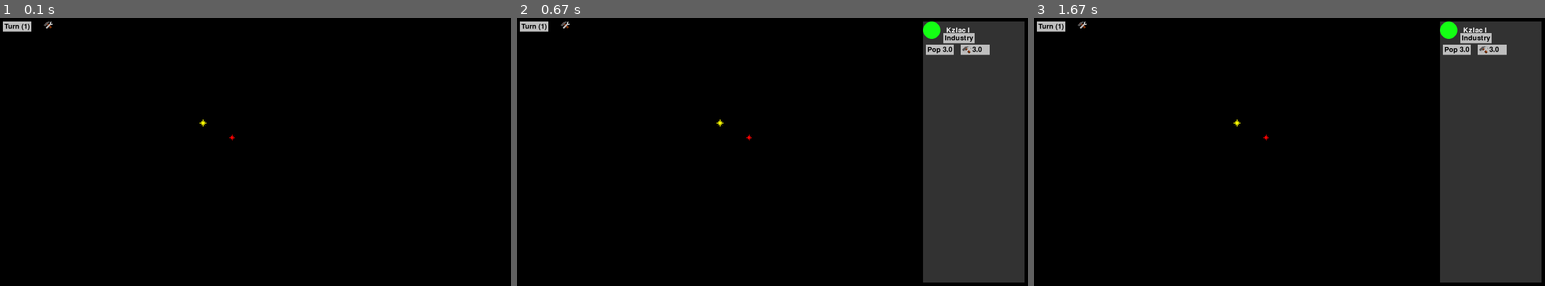
Above: before the commit, frames 1-3 (left to right).
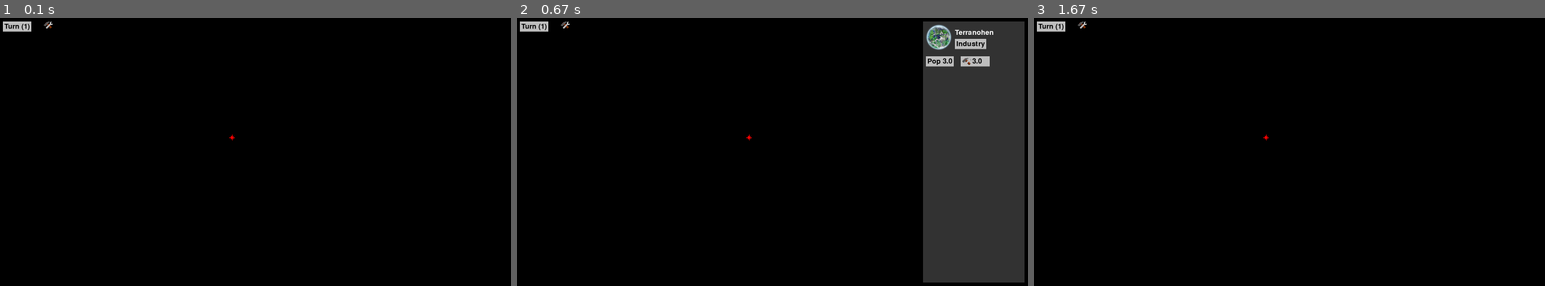
Above: after the commit, the same moments.

Repository: samwheel/KingOfTheGalaxy
Game: pygame game, started from main.py
The game is run twice, just before and just after one commit, with the same random seed, the same clock (stepped at 60 frames per second) and the same inputs.
Inputs (mouse positions are in pixels of both pictures, inside the frame that each line leads up to):
- Up to frame 1 (0.1 s): no input
- Up to frame 2 (0.67 s): click (746, 138) at 0.38 s
- Up to frame 3 (1.67 s): click (1299, 170) at 0.72 s

The runs differ from the first frame. In frame 1, less than 0.1% of the frame differs, in the area x 39-41%, y 37-41%; in frame 2, 1.5%; in frame 3, 19%, in the area x 39-100%, y 1-99%.

Commit message:
Added different planet types.

Diff:
--- a/main.py
+++ b/main.py
@@ -1,5 +1,7 @@
 from random import choice
 import os
+
+from src.race import Race
 os.environ['PYGAME_HIDE_SUPPORT_PROMPT'] = '1'
 import warnings
 warnings.filterwarnings("ignore", category=UserWarning)
@@ -8,7 +10,7 @@
 
 from pygame_helper import button
 
-from view.star import Star
+from view.star import StarView
 from view.planet import PlanetView
 from view.production import ProductionView
 
@@ -17,6 +19,7 @@
 from src.empire import Empire
 from src.create_races import create_races
 from src.resource_helper import resourcePath
+from src.star import Star
 
 def random_star_name() -> str:
     name_list:list[str] = []
@@ -28,19 +31,15 @@
 
 screen: pygame.Surface = pygame.display.set_mode((1800,1000))
 pygame.display.set_caption("King of the Galaxy")
-planets: list[PlanetView] = []
 
-races = create_races()
+races: list[Race] = create_races()
 player_empire = Empire("Blorg", "Glorp")
-player_empire.add_planet(Planet(f"{random_star_name()} I", races[0], 3, 20, Focus.INDUSTRY))
+player_empire.add_planet(Planet(f"", races[0], 3, races[0].prefered_planet, Focus.INDUSTRY))
 
 production_view = ProductionView(player_empire)
 
-planets.append(PlanetView(30, pygame.Color(20, 255, 20), player_empire.planets[0]))
-
-stars: list[Star] = []
-stars.append(Star(800, 450, 10, pygame.Color(255, 0, 0), planets))
-stars.append(Star(700, 400, 12, pygame.Color("yellow"), []))
+stars: list[StarView] = []
+stars.append(StarView(Star(random_star_name(), (800, 450), [player_empire.planets[0]]), 10, pygame.Color(255, 0, 0)))
 
 planet_view_group: list[PlanetView] = []
 widgets = pygame.sprite.Group()
@@ -70,7 +69,7 @@
 while True:
     for event in pygame.event.get():
         widgets.update(event)
-        for planet in planets:
+        for planet in planet_view_group:
             planet.update(event)
 
         if current_view and show_planet_view:
@@ -82,18 +81,18 @@
 
         if event.type == pygame.MOUSEBUTTONDOWN:
             try:
-                clicked_star = [s for s in stars if s.rect.collidepoint(event.pos)][0]
+                clicked_star: StarView = [s for s in stars if s.rect.collidepoint(event.pos)][0]
                 planet_view_group = []
-                for planet in clicked_star.planets:
-                    planet_view_group.append(planet)
+                for planet in clicked_star.star.planets:
+                    planet_view_group.append(PlanetView(planet))
                 show_planet_view = True
             except IndexError:
-                if event.pos[0] > 200 and event.pos[0] < 900:
+                if event.pos[0] > 200 and event.pos[0] < 1400:
                     if current_view == None:
                         show_planet_view = False
 
 
-    for planet in planets:
+    for planet in planet_view_group:
         planet.observer_update()
 
     screen.fill("black")
--- a/src/create_races.py
+++ b/src/create_races.py
@@ -1,12 +1,16 @@
 from src.race import Race
+from src.planet import planet_types
+
 def create_races() -> list[Race]:
     races: list[Race] = []
     races.append(Race(
         "Human",
+        planet_types[0],
         influence=1.25
     ))
     races.append(Race(
         "snarho",
+        prefered_planet="Inferno",
         industry=1.25,
         research=.75,
         influence=1.5,
--- a/src/names.txt
+++ b/src/names.txt
@@ -66,3 +66,40 @@
 tershinosahaza
 snakeltiko
 lorragorac
+lorgokloka
+lomalko
+klorkak
+shinkin
+lonaklamekas
+lorhisar
+lottak
+lornolokonera
+lorzraro
+lorkzirar
+lorgara
+zaronazol
+lorkosi
+lokar
+lornseryk
+tenek
+tezgo
+wart
+lozlskader
+zarsasoto
+kakalinoca
+ersakilojaro
+orkonrig
+onrksalis
+logotarolo
+instan
+resnironal
+inorlsutasa
+intalo
+inselnexa
+lork
+saxin
+jaxin
+kilor
+rkoli
+tesrin
+orlo
--- a/src/planet.py
+++ b/src/planet.py
@@ -10,20 +10,34 @@
     DEFENSE = "Defense"
     INFLUENCE = "Influence"
 
+planet_types: tuple[str, str, str, str, str, str, str, str, str] = (
+    "Terran",
+    "Desert",
+    "Tundra",
+    "Barren",
+    "Radiated",
+    "Inferno",
+    "Toxic",
+    "Swamp",
+    "Ocean"
+)
+
 class Planet(Observer):
-    def __init__(self, name:str, race:Race, population: float, max_population: int, focus:Focus = Focus.INDUSTRY) -> None:
+    def __init__(self, name:str, race:Race, population: float, planet_type: str, focus:Focus = Focus.INDUSTRY) -> None:
         self.name: str = name
         self.race: Race = race
         self.focus: Focus = focus
         self.population: float = population
-        self.max_population: int = max_population
+        self.type: str = planet_type
+        self.max_population: int = -abs(planet_types.index(race.prefered_planet) - planet_types.index(planet_type))
+        self.max_population = self.max_population * 5 + 5 if self.max_population > -4 else -10
         self.buildings: list[Building] = []
 
     def __str__(self) -> str:
         return f"Planet {self.name} focused on {self.focus}"
 
     def __repr__(self) -> str:
-        return f"Planet('{self.name}', {repr(self.race)}, {self.population}, {self.focus})"
+        return f"Planet('{self.name}', {repr(self.race)}, {self.population}, {self.type}, {self.focus})"
 
     @property
     def industry(self) -> float:
--- a/src/race.py
+++ b/src/race.py
@@ -20,6 +20,7 @@
     def __init__(
         self,
         name: str,
+        prefered_planet: str,
         industry: float = 1.00,
         research: float = 1.00,
         influence: float = 1.0,
@@ -41,6 +42,7 @@
         dislikes: list = []
     ) -> None:
         self.__name: str = name
+        self.__prefered_planet: str = prefered_planet
         self.__industry: float = industry
         self.__research: float = research
         self.__influence: float = influence
@@ -66,7 +68,7 @@
 
     def __repr__(self) -> str:
         return (
-            f"Race('{self.name}', {self.industry}, {self.research}, "
+            f"Race('{self.name}', '{self.prefered_planet}', {self.industry}, {self.research}, "
             f"{self.influence}, {self.stockpile_distribution}, {self.population}, "
             f"{self.supply}, {self.fuel}, {self.troops}, {self.shields}, "
             f"{self.defense}, {self.stability}, {self.tolerance}, {self.stealth}, "
@@ -77,6 +79,10 @@
     @property
     def name(self) -> str:
         return self.__name
+
+    @property
+    def prefered_planet(self) -> str:
+        return self.__prefered_planet
 
     @property
     def industry(self) -> float:
--- a/src/random_names.py
+++ b/src/random_names.py
@@ -24,18 +24,19 @@
     def random_name(self) -> str:
         name: str = ""
         snippets:list[str] = []
-        for value, probability in self.__patterns.items():
+        for value, probability in sorted(self.__patterns.items(), key=lambda item: item[1], reverse=True):
             if probability > 0:
                 snippets.append(value)
-        snippets.extend(["in"])
+        if len(snippets) == 0:
+            snippets.extend(["in"])
         snippets = [choice(snippets) for _ in range(5, 10)]
         index = 0
 
         for _ in range(choice(range(4, 15))):
-            vowel_chance = 0
+            vowel_chance = 1
             for i in range(len(name) - 1, -1, -1):
                 vowel_chance += 1 if name[i] in self.__consonants else 0
-                if vowel_chance == 0:
+                if vowel_chance == 1:
                     break
 
             similarities = 0
--- /dev/null
+++ b/src/star.py
@@ -0,0 +1,11 @@
+from src.planet import Planet
+from src.buildings import Buildable
+
+class Star:
+    def __init__(self, name: str, position: tuple[int, int], planets: list[Planet]) -> None:
+        self.name: str = name
+        self.position: tuple[int, int] = position
+        self.planets: list[Planet] = planets
+        for planet in self.planets:
+            planet.name = name + " " + "I" * self.planets.index(planet)
+        self.ships: list[Buildable] = []
--- a/src/unaccepted_names.txt
+++ b/src/unaccepted_names.txt
@@ -386,3 +386,138 @@
 loki
 lobnylolok
 lorkireranaga
+losolnozezarer
+warokor
+shirncikagaka
+klosttisanate
+slonanara
+gnlakanakiqak
+locorksor
+tepo
+loknokonasala
+lokse
+hinnw
+teroknegaha
+locasasokol
+rgololhola
+loner
+malnalkatikat
+shovhonilonas
+kloryrogoserottolrrolec
+ttnha
+ttavar
+ttnimyqiraral
+rhns
+nosaranlalasak
+rhsknalasokaga
+rhizararasa
+hiwakas
+lorokonasano
+rhkynic
+logk
+loraryrinakewaloklhgan
+rgolso
+lozecrniper
+monla
+hizrnosolylaza
+lodiwisarav
+rgolerare
+teplisumota
+draslakarok
+klozk
+loko
+lokkpokakola
+lornnasasaroza
+lozyrazzklorasrokok
+lonlracasogo
+telrkalana
+lohraca
+lomolesyca
+kzlany
+lozworilor
+mosrrzolalaroh
+lonasnanokolezlokaldese
+loskznakaras
+hilawkolorora
+klonnarina
+telkkocokak
+klogresa
+lonrhorisoroz
+lokrrnarela
+kloce
+lonokmaz
+loroll
+lonrnalazara
+lornow
+vcogolnokaran
+loskly
+lohhkadogonata
+loralnkatosada
+loralkrakalonalonrl
+losannororat
+lotrnitoraral
+lotsalataci
+pkralinapal
+lonlelys
+zartwsiz
+pkramga
+lorrylora
+rkennonarir
+zarnrynelazog
+loklharorira
+zgakoro
+losklira
+lozrona
+lorafykror
+zgaloprerano
+nserakororo
+lorrorx
+losorlerokec
+lonrirararoza
+loziknasaro
+lorlzocok
+rkonalafakenal
+lotolgakata
+inkykim
+inecroha
+lonrokisoco
+orzonozonyma
+orlzrari
+inatkarozinal
+inllakinasonar
+inlelhine
+onsosokino
+inrona
+orsykog
+orckrakinolaha
+orizzlosas
+orhrororak
+rshinolam
+lorot
+zrinanakolaka
+inglenecine
+orarorozowom
+inogtokarako
+orinasarorerar
+ontci
+inkinrenamina
+lobgar
+lohinosana
+onhralonewanar
+inpra
+inrokalilel
+orackrinola
+lonalonorin
+ersirorora
+inoszkakaninal
+ornxonilanor
+orrasririr
+inllohokaninin
+orcv
+ellwelalokam
+allerre
+orsmoralotag
+lozislononasa
+inrxiraner
+lonoginit
+locol
--- a/view/planet.py
+++ b/view/planet.py
@@ -12,21 +12,22 @@
 from pygame_helper import basic_sprite, button
 
 class PlanetView(sprite.Sprite, Observer):
-    def __init__(self, radius: int, color: Color, planet: Planet, padding: int = 10) -> None:
+    def __init__(self, planet: Planet) -> None:
         super().__init__()
         self.image = None
         self.__sprites = sprite.Group()
+        padding = 10
+        radius = 50
 
         # Add planet logo
-        planet_surface = Surface((radius * 2, radius * 2), pygame.SRCALPHA)
-        draw.circle(planet_surface, color, (radius, radius), radius)
-        planet_sprite = basic_sprite.BasicSprite(planet_surface, 0, 0)
+        planet_surface = pygame.image.load("images/" + planet.type + ".png")
+        planet_sprite = basic_sprite.BasicSprite(planet_surface, 5, 5)
         self.__sprites.add(planet_sprite)
 
         # Add planet name
         font = pygame.font.Font(None, 36)
-        text_surface = font.render(planet.name, True, Color("white"))
-        text_sprite = basic_sprite.BasicSprite(text_surface, radius * 2 + padding * 2, radius - text_surface.get_height() // 2)
+        text_surface: Surface = font.render(planet.name, True, Color("white"))
+        text_sprite = basic_sprite.BasicSprite(text_surface, radius * 2 + padding, radius - text_surface.get_height())
         self.__sprites.add(text_sprite)
 
         # Add focus button
--- a/view/star.py
+++ b/view/star.py
@@ -2,19 +2,19 @@
 from pygame import Surface, Color
 import pygame
 
-from view.planet import PlanetView
+from src.star import Star
 
-class Star(Sprite):
-    def __init__(self, x: int, y: int, radius:int, color: Color = Color("yellow"), planets: list[PlanetView] = []) -> None:
+class StarView(Sprite):
+    def __init__(self, star: Star, radius: int, color: Color = Color("yellow")) -> None:
         super().__init__()
-        self.planets: list[PlanetView] = planets
+        self.star: Star = star
         self.image: Surface = Surface((radius*2, radius*2), pygame.SRCALPHA)
         pygame.draw.circle(self.image, color, (radius, radius), radius // 2)
         pygame.draw.line(self.image, color, (radius, 0), (radius, radius*2), radius // 4)
         pygame.draw.line(self.image, color, (0, radius), (radius*2, radius), radius // 4)
         pygame.draw.line(self.image, color, (radius / 2, radius / 2), (radius * 1.5, radius * 1.5), radius // 4)
         pygame.draw.line(self.image, color, (0 + radius / 2, radius * 1.5), (radius * 1.5, radius / 2), radius // 4)
-        self.rect = self.image.get_rect(center=(x, y))
+        self.rect = self.image.get_rect(center=star.position)
 
     def draw(self, surface: Surface):
         surface.blit(self.image, self.rect)
Binary file added: images/Barren.png
Binary file added: images/Desert.png
Binary file added: images/Inferno.png
Binary file added: images/Ocean.png
Binary file added: images/Terran.png
Binary file added: images/Toxic.png
Binary file added: images/Tundra.png
Not shown, changed: .DS_Store
Not shown, added: images/.DS_Store
